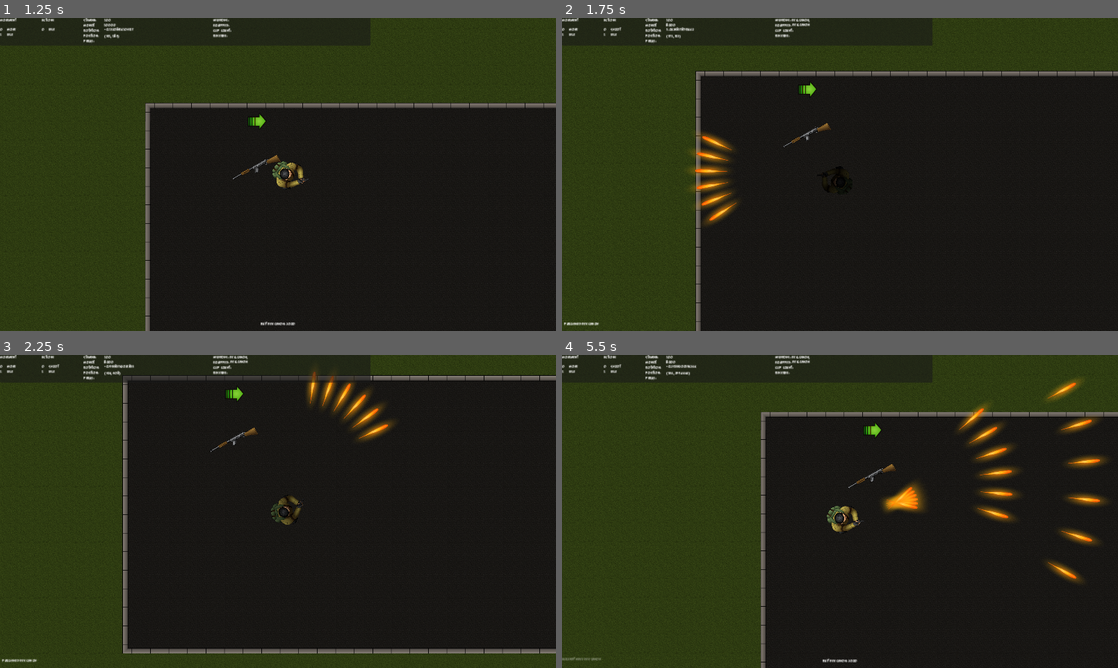
Above: before the commit, frames 1-4 (two rows, left to right).
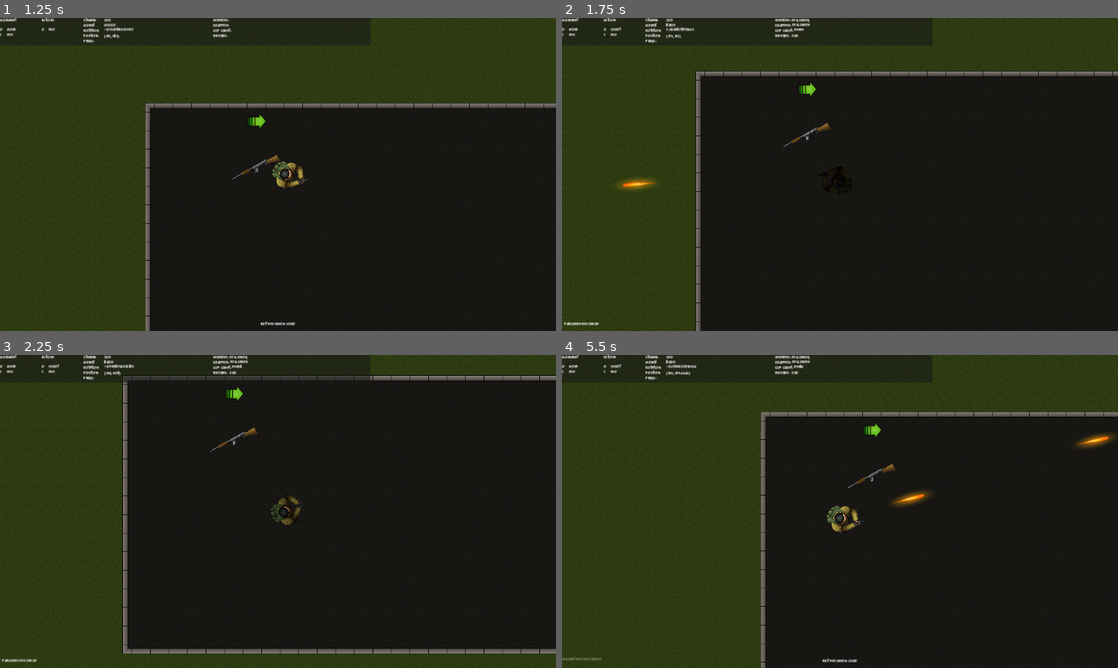
Above: after the commit, the same moments.

Repository: seffa1/ZombieGameRefactor
Game: Godot game, scene res://Main/Game.tscn
The game is run twice, just before and just after one commit, with the same random seed, the same clock (stepped at 60 frames per second) and the same inputs.
Inputs (mouse positions are in pixels of both pictures, inside the frame that each line leads up to):
- Up to frame 1 (1.25 s): move the mouse to (400, 158) at 0.52 s; press the mouse at (400, 158) at 0.53 s; hold D (move_right) from 0.53 s (still down)
- Up to frame 2 (1.75 s): move the mouse to (728, 190) at 1.27 s; release D (move_right) at 1.28 s; release the mouse at (728, 190) at 1.28 s; hold S (move_down) from 1.28 s (still down); tap F (interact) at 1.35 s; click (728, 190) at 1.55 s
- Up to frame 3 (2.25 s): move the mouse to (333, 442) at 2.02 s; release S (move_down) at 2.03 s; press the mouse at (333, 442) at 2.03 s; hold D (move_right) from 2.03 s (still down)
- Up to frame 4 (5.5 s): move the mouse to (812, 574) at 2.77 s; release D (move_right) at 2.78 s; release the mouse at (812, 574) at 2.78 s; hold W (move_up) 2.78-3.53 s; tap Shift (sprint) at 2.85 s; click (812, 574) at 3.05 s; move the mouse to (1006, 558) at 3.52 s; press the mouse at (1006, 558) at 3.53 s; hold A (move_left) 3.53-5.03 s; move the mouse to (673, 464) at 4.27 s; release the mouse at (673, 464) at 4.28 s; tap F (interact) at 4.35 s; click (673, 464) at 4.55 s; move the mouse to (867, 511) at 5.02 s; press the mouse at (867, 511) at 5.03 s; hold S (move_down) from 5.03 s (still down)

Frame 1 is identical in both runs. In frame 2, 1.5% of the frame differs, in the area x 9-44%, y 3-66%; in frame 3, 1.2%; in frame 4, 3.3%, in the area x 41-100%, y 2-73%.

Commit message:
moved all ui signals to global events bus

Diff:
--- a/Autoload/Events.gd
+++ b/Autoload/Events.gd
@@ -5,8 +5,21 @@
 The game initializer instead connects things up to this signal.
 """
 
-
+# UI
 signal player_log(message: String)
 signal update_interactable_log(message: String)
 
+signal player_stamina_change(stamina: int)
+signal player_money_change(money: int)
+signal player_rotation_change(rotation)
+signal player_position_change(position)
+signal player_perks_change(perks: Array[String])
+
+signal player_equipped_clip_count_change(count: int)  # bullets in current clip
+signal player_equipped_reserve_count_change(count: int)  # bullets remaing
+
+signal player_weapons_change(weapon_names: Array[String])
+signal player_equipped_change(weapon_name: String)
+
+# Damage
 signal damaged(target, damage, shooter)
--- a/Debug/PlayerStats.tscn
+++ b/Debug/PlayerStats.tscn
@@ -74,3 +74,17 @@
 offset_top = 32.0
 offset_right = 732.0
 offset_bottom = 55.0
+
+[node name="ClipCount" type="Label" parent="."]
+layout_mode = 0
+offset_left = 538.0
+offset_top = 55.0
+offset_right = 752.0
+offset_bottom = 78.0
+
+[node name="Reserve" type="Label" parent="."]
+layout_mode = 0
+offset_left = 517.0
+offset_top = 83.0
+offset_right = 756.0
+offset_bottom = 106.0
--- a/Debug/player_stats.gd
+++ b/Debug/player_stats.gd
@@ -8,33 +8,54 @@
 @onready var player_perks = $Perks
 @onready var player_weapons = $Weapons
 @onready var equipped = $Equipped
+@onready var clip_count = $ClipCount
+@onready var reserve_count = $Reserve
 
 func _ready():
 	set_as_top_level(true)
 
-func _on_player_player_stamina_change(stamina: int):
+	Events.player_equipped_clip_count_change.connect(_update_equipped_clip_count)
+	Events.player_equipped_reserve_count_change.connect(_update_equipped_reserve_count)
+
+	Events.player_stamina_change.connect(_player_stamina_change)
+	Events.player_money_change.connect(_player_money_change)
+	Events.player_rotation_change.connect(_player_rotation_change)
+	Events.player_position_change.connect(_player_position_change)
+	Events.player_perks_change.connect(_player_perks_change)
+
+	Events.player_weapons_change.connect(_on_weapon_manager_player_weapons_change)
+	Events.player_equipped_change.connect(_on_weapon_manager_player_equipped_change)
+
+
+func _update_equipped_clip_count(count: int):
+	clip_count.text = str(count)
+
+func _update_equipped_reserve_count(count: int):
+	reserve_count.text = str(count)
+
+func _player_stamina_change(stamina: int):
 	player_stamina.text = str(stamina)
 
-func _on_player_player_rotation_change(rotation):
+func _player_money_change(money: int):
+	player_money.text = str(money)
+
+func _player_rotation_change(rotation):
 	player_rotation.text = str(rotation)
 
-func _on_player_player_position_change(position):
+func _player_position_change(position):
 	player_position.text = str(position)
 
-func _on_player_player_money_change(money):
-	player_money.text = str(money)
-
-func _on_player_player_perks_change(perks: Array[String]):
+func _player_perks_change(perks: Array[String]):
 	var perk_text = ""
 	for perk in perks:
 		perk_text += perk + ", "
 	player_perks.text = perk_text
 
-func _on_weapon_container_player_weapons_change(weapons: Array[String]):
+func _on_weapon_manager_player_weapons_change(weapons: Array[String]):
 	var weapons_text = ""
 	for weapon in weapons:
 		weapons_text += weapon + ", "
 	player_weapons.text = weapons_text
 
-func _on_weapon_container_player_equipped_change(weapon_name: String):
+func _on_weapon_manager_player_equipped_change(weapon_name: String):
 	equipped.text = weapon_name
--- a/Main/Game.tscn
+++ b/Main/Game.tscn
@@ -127,6 +127,18 @@
 offset_right = 711.0
 offset_bottom = 39.0
 
+[node name="ClipCount" parent="UI/PlayerStats" index="9"]
+offset_left = 513.0
+offset_top = 33.0
+offset_right = 727.0
+offset_bottom = 56.0
+
+[node name="Reserve" parent="UI/PlayerStats" index="10"]
+offset_left = 505.0
+offset_top = 54.0
+offset_right = 744.0
+offset_bottom = 77.0
+
 [node name="PlayerLog" parent="UI" instance=ExtResource("6_nxyvm")]
 
 [node name="InteractableLog" parent="UI" instance=ExtResource("9_8tr1y")]
@@ -167,15 +179,8 @@
 position_smoothing_enabled = true
 position_smoothing_speed = 10.0
 
-[connection signal="player_money_change" from="GameWorld/Player" to="UI/PlayerStats" method="_on_player_player_money_change"]
-[connection signal="player_perks_change" from="GameWorld/Player" to="UI/PlayerStats" method="_on_player_player_perks_change"]
-[connection signal="player_position_change" from="GameWorld/Player" to="UI/PlayerStats" method="_on_player_player_position_change"]
-[connection signal="player_rotation_change" from="GameWorld/Player" to="UI/PlayerStats" method="_on_player_player_rotation_change"]
-[connection signal="player_stamina_change" from="GameWorld/Player" to="UI/PlayerStats" method="_on_player_player_stamina_change"]
 [connection signal="state_changed" from="GameWorld/Player/StateMachineMovement" to="UI/StatesStackDiplayer" method="_on_state_machine_movement_state_changed"]
 [connection signal="state_changed" from="GameWorld/Player/StateMachineAction" to="UI/StatesStackDiplayer2" method="_on_state_machine_action_state_changed"]
-[connection signal="player_equipped_change" from="GameWorld/Player/WeaponContainer" to="UI/PlayerStats" method="_on_weapon_container_player_equipped_change"]
-[connection signal="player_weapons_change" from="GameWorld/Player/WeaponContainer" to="UI/PlayerStats" method="_on_weapon_container_player_weapons_change"]
 
 [editable path="UI/StatesStackDiplayer"]
 [editable path="UI/StatesStackDiplayer2"]
--- a/Player/Player.tscn
+++ b/Player/Player.tscn
@@ -10,6 +10,7 @@
 [ext_resource type="Script" path="res://Player/states/actions/idle.gd" id="6_3s4x2"]
 [ext_resource type="Script" path="res://Player/states/actions/shoot.gd" id="9_mu8s3"]
 [ext_resource type="Script" path="res://Player/states/actions/charge_throw.gd" id="10_ri4uv"]
+[ext_resource type="Script" path="res://Player/states/actions/reload.gd" id="10_xhv8v"]
 [ext_resource type="Script" path="res://Player/states/actions/throw.gd" id="11_83mo6"]
 [ext_resource type="Script" path="res://Player/states/actions/melee.gd" id="12_u67uk"]
 [ext_resource type="Script" path="res://Player/states/actions/die.gd" id="13_lfdfl"]
@@ -114,6 +115,9 @@
 [node name="Shoot" type="Node" parent="StateMachineAction"]
 script = ExtResource("9_mu8s3")
 
+[node name="Reload" type="Node" parent="StateMachineAction"]
+script = ExtResource("10_xhv8v")
+
 [node name="ChargeThrow" type="Node" parent="StateMachineAction"]
 script = ExtResource("10_ri4uv")
 
@@ -126,7 +130,7 @@
 [node name="Die" type="Node" parent="StateMachineAction"]
 script = ExtResource("13_lfdfl")
 
-[node name="WeaponContainer" type="Node2D" parent="."]
+[node name="WeaponManager" type="Node2D" parent="."]
 script = ExtResource("14_qrq3y")
 
 [node name="AnimationPlayer" type="AnimationPlayer" parent="."]
--- a/Player/player.gd
+++ b/Player/player.gd
@@ -5,22 +5,18 @@
 	 stamina, health, money, debug info
 
 Also tracks all perks / power-up-modifiers the player recieves and relates
-those modifiers to the WeaponContainer if they modify weapons.
+those modifiers to the WeaponManager if they modify weapons.
 
 Note, player should be below UI in the node tree so the UI is initialized
 before we pass signals to it.
 """
 
 # Signals
-signal player_stamina_change(stamina: int)
-signal player_money_change(money: int)
-signal player_rotation_change(rotation)
-signal player_position_change(position)
-signal player_perks_change(perks: Array[String])
+
 
 # Nodes
 @onready var camera_transform = $CameraTransform
-@onready var weapon_container = $WeaponContainer
+@onready var weapon_manager = $WeaponManager
 @onready var animation_player = $AnimationPlayer
 
 # Constants
@@ -43,7 +39,7 @@
 		else:
 			new_stamina = value
 		stamina = new_stamina
-		emit_signal("player_stamina_change", new_stamina)
+		Events.emit_signal("player_stamina_change", new_stamina)
 
 @onready var money: int = 0:
 	set(value):
@@ -53,7 +49,7 @@
 		else:
 			new_money = value
 		money = new_money
-		emit_signal("player_money_change", money)
+		Events.emit_signal("player_money_change", money)
 	get:
 		return money
 
@@ -61,8 +57,8 @@
 	camera_transform.remote_path = camera.get_path()
 
 func _physics_process(delta):
-	emit_signal("player_rotation_change", self.rotation)
-	emit_signal("player_position_change", self.position)
+	Events.emit_signal("player_rotation_change", self.rotation)
+	Events.emit_signal("player_position_change", self.position)
 
 func _ready():
 	# Call the settings to trigger change signals to update the HUD
@@ -71,4 +67,4 @@
 
 func add_perk(perk_name: String):
 	perks.append(perk_name)
-	emit_signal("player_perks_change", perks)
+	Events.emit_signal("player_perks_change", perks)
--- a/Player/player_state_machine_action.gd
+++ b/Player/player_state_machine_action.gd
@@ -12,6 +12,7 @@
 	states_map = {
 		"idle": $Idle,
 		"shoot": $Shoot,
+		"reload": $Reload,
 		"charge_throw": $ChargeThrow,
 		"throw": $Throw,
 		"melee": $Melee,
--- /dev/null
+++ b/Player/states/actions/reload.gd
@@ -0,0 +1,22 @@
+extends "res://Libraries/state.gd"
+
+
+# Initialize the state. E.g. change the animation
+func enter():
+	# Check if we can reload
+	# if we can, play the reload animation
+	return
+
+func _on_reload_animation_finished():
+	# TODO - go back to finsihed start
+	return
+
+# Clean up the state. Reinitialize values like a timer
+func exit():
+	return
+
+func handle_input(event):
+	return
+
+func update(delta):
+	return
--- a/Player/states/actions/shoot.gd
+++ b/Player/states/actions/shoot.gd
@@ -1,6 +1,6 @@
 extends "res://Libraries/state.gd"
 
-@onready var weapon_container: Node = owner.find_child("WeaponContainer")
+@onready var weapon_manager: Node = owner.find_child("WeaponManager")
 var weapon_object
 var fire_type
 
@@ -8,11 +8,11 @@
 func enter():
 	print("Entering shoot state")
 	# Get the gun and its fire type, the type determines how we exit the state
-	if !weapon_container.has_a_gun():
+	if !weapon_manager.has_a_gun():
 		print("YOU AINT GOT NO GUN")
 		emit_signal("finished", "previous")
 		return
-	weapon_object = weapon_container.get_equipped_gun()
+	weapon_object = weapon_manager.get_equipped_gun()
 	fire_type = weapon_object.fire_type
 
 	# Make sure the gun can fire
@@ -73,9 +73,9 @@
 func _able_to_shoot() -> bool:
 	if !weapon_object.can_shoot():
 		print("WEAPON CANNOT SHOOT")
-	if !weapon_container.has_a_gun():
+	if !weapon_manager.has_a_gun():
 		print("YOU AINT GOT NO GUN")
-	return weapon_container.has_a_gun() and weapon_object.can_shoot()
+	return weapon_manager.has_a_gun() and weapon_object.can_shoot()
 
 # Clean up the state. Reinitialize values like a timer
 func exit():
--- a/Player/weapon_container.gd
+++ b/Player/weapon_container.gd
@@ -18,9 +18,9 @@
 
 The shoot signal flow:
 	1. stateMachineAction (shoot state) -> plays animation and signals to the weapons container to shoot
-	2. WeaponContainer -> check if we have a gun and it has ammo
-	3. WeaponContainer -> check if there are any modifiers to add to the gun (from perks, powerups)
-	4. WeaponContainer -> tell the gun to shoot, passing in an array of modifiers
+	2. weapon_manager -> check if we have a gun and it has ammo
+	3. weapon_manager -> check if there are any modifiers to add to the gun (from perks, powerups)
+	4. weapon_manager -> tell the gun to shoot, passing in an array of modifiers
 	5. Gun -> add modifiers to the gun, then create the bullet(s)
 	6. Gun -> check if any modifiers need to modifiy the bullet and add them (instakill)
 	7. Gun -> give bullet position / direction and add to world
@@ -29,8 +29,8 @@
 """
 
 # Signals
-signal player_weapons_change(weapon_names: Array[String])
-signal player_equipped_change(weapon_name: String)
+
+
 
 # Reference to all weapons
 @onready var dev_canon = preload("res://World/purchasables/Weapons/DevCanon/DevCanon.tscn")
@@ -59,7 +59,7 @@
 	_set_equipped_gun(weapon_index)
 
 	# Info the HUD
-	emit_signal("player_weapons_change", weapon_names)
+	Events.emit_signal("player_weapons_change", weapon_names)
 
 func _set_equipped_gun(weapon_index: int):
 	"""
@@ -71,7 +71,10 @@
 	# TODO - update the player's animation tree
 
 	# Inform the UI
-	emit_signal("player_equipped_change", weapon_names[current_weapon_index])
+	Events.emit_signal("player_equipped_change", weapon_names[current_weapon_index])
+
+	Events.emit_signal("player_equipped_clip_count_change", get_equipped_gun().bullets_in_clip)
+	Events.emit_signal("player_equipped_reserve_count_change", get_equipped_gun().bullet_reserve)
 
 func _create_weapon(weapon_name: String):
 	"""
--- a/World/purchasables/Weapons/DevCanon/DevCanon.tscn
+++ b/World/purchasables/Weapons/DevCanon/DevCanon.tscn
@@ -7,11 +7,9 @@
 WEAPON_NAME = "DEV_CANON"
 fire_type = "automatic"
 bullet = ExtResource("2_8obux")
-bullets_per_fire = 6
-bullet_spread = 0.2
+bullet_speed = 3000
 fire_rate = 0.1
 clip_size = 100000
-total_bullet_count = 500000
 
 [node name="MuzzlePosition" parent="." index="0"]
 position = Vector2(200, 2.08165e-12)
--- a/World/purchasables/Weapons/gun.gd
+++ b/World/purchasables/Weapons/gun.gd
@@ -25,17 +25,17 @@
 @export var bullet_damage: int = 10
 @export var fire_rate: float = 0.2  # only applies if fire_type is automatic. Seconds per bullet fire
 @export var clip_size: int = 25
-@export var total_bullet_count: int = 500  # total bullets the gun can hold
+@export var max_bullet_reserve: int = 500  # total bullets the gun can hold, other than the current clip
 @export var reload_speed: float = 2.0  # reload animation should be dynamic for 'speed-cola' effects
 
 # Variables
-var bullets_in_clip
+var bullets_in_clip: int
+var bullet_reserve: int
 
 # Nodes
 @onready var fire_timer: Timer = $FireRateTimer
 @onready var muzzle_position: Marker2D = $MuzzlePosition
 # TODO - all guns need an audio node for shooting, reloading, etc.
-
 
 func _ready():
 	assert(fire_type != "", "Gun doesnt have a fire type selected.")
@@ -43,6 +43,7 @@
 	assert(bullet, "Bullet not assigned for gun.")
 
 	bullets_in_clip = clip_size
+	bullet_reserve = max_bullet_reserve
 
 func shoot() -> void:
 	"""
@@ -64,6 +65,9 @@
 		fire_timer.start(fire_rate)
 		bullets_in_clip -= 1
 
+		Events.emit_signal("player_equipped_clip_count_change", bullets_in_clip)
+		Events.emit_signal("player_equipped_reserve_count_change", bullet_reserve)
+
 	# we cannot ignore spread ( like a shot gun )
 	else:
 		if bullet_spread == 0:
@@ -72,12 +76,10 @@
 		var bullet_rotation = global_rotation + (bullet_spread / 2)
 		var spawn_position = muzzle_position.global_position
 		var rotation_direction = 1
-		print("Global Rotation: " + str(global_rotation))
 
+		# Although we are shooting multiple bullets in one shot, we treat this as one bullet in the clip
+		# like a shotgun buck shot
 		for i in bullets_per_fire:
-			# TODO - use bullet spread to alter bullet direction in bullet init function
-			print("Shooting " + str(i+1) + " bullet. Rotation: " + str(bullet_rotation))
-
 			var bullet_direction = Vector2(1,0).rotated(bullet_rotation)
 
 			var bullet_instance = bullet.instantiate()
@@ -87,6 +89,10 @@
 
 			rotation_direction *= -1
 			bullet_rotation += bullet_spread * (i+1) * rotation_direction
+
+			bullets_in_clip -= 1
+			Events.emit_signal("player_equipped_clip_count_change", bullets_in_clip)
+			Events.emit_signal("player_equipped_reserve_count_change", bullet_reserve)
 
 
 func set_gun_level(weapon_level: int) -> void:
@@ -99,6 +105,9 @@
 	"""
 	Called by the player's shoot state to check if it should shoot.
 	"""
+	# TODO - the shoot state should call these checks separetly since the fire_timer
+	# shouldnt be tied to the animation
+	# ill re-do the animation system later
 	if !fire_timer.is_stopped():
 		print("FIRE ON COOL DOWN")
 		return false
--- a/World/purchasables/Weapons/weapon_buy.gd
+++ b/World/purchasables/Weapons/weapon_buy.gd
@@ -16,12 +16,12 @@
 	Function which must be defined by all children classes.
 	"""
 	# Check if player already has this gun
-	if !player.weapon_container.weapon_names.find(weapon_name) == -1:
+	if !player.weapon_manager.weapon_names.find(weapon_name) == -1:
 		Events.emit_signal("player_log", "Already have " + purchasable_name)
 		return
 
 	# If they dont, make the transaction and pass the gun name along
 	player.money -= purchasable_cost
 
-	player.weapon_container.add_weapon(weapon_name)
+	player.weapon_manager.add_weapon(weapon_name)
 	Events.emit_signal("player_log", "Purchased " + purchasable_name)
Not shown: 1 places in Player/Player.tscn that only renumber resources
